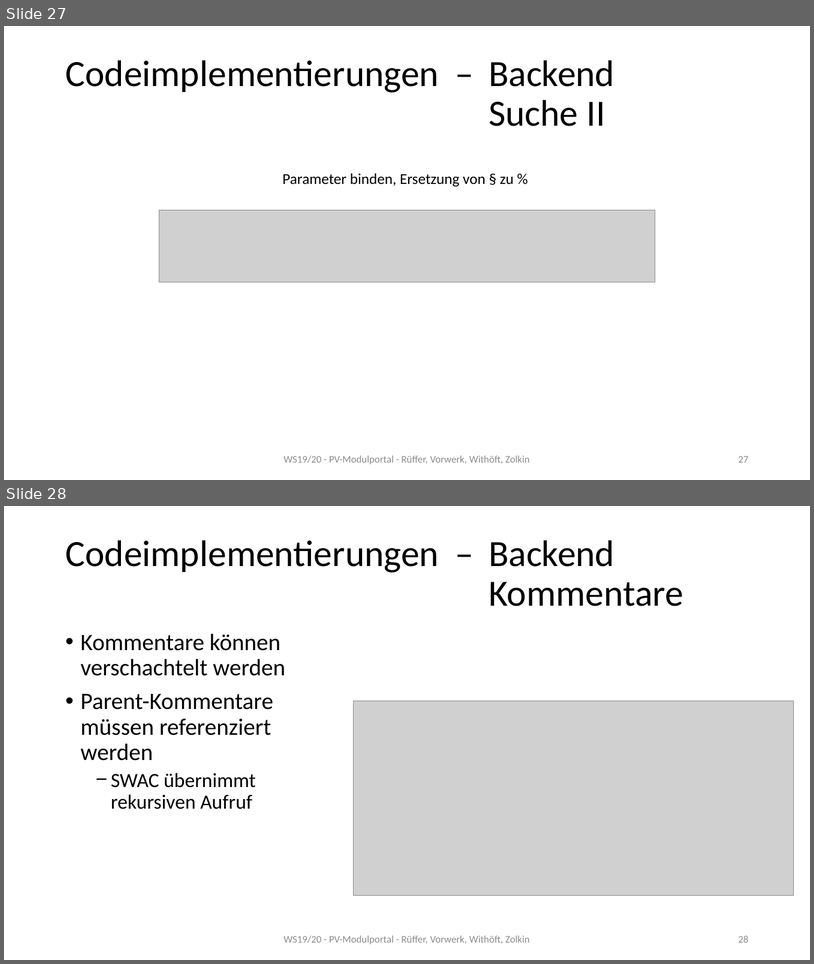
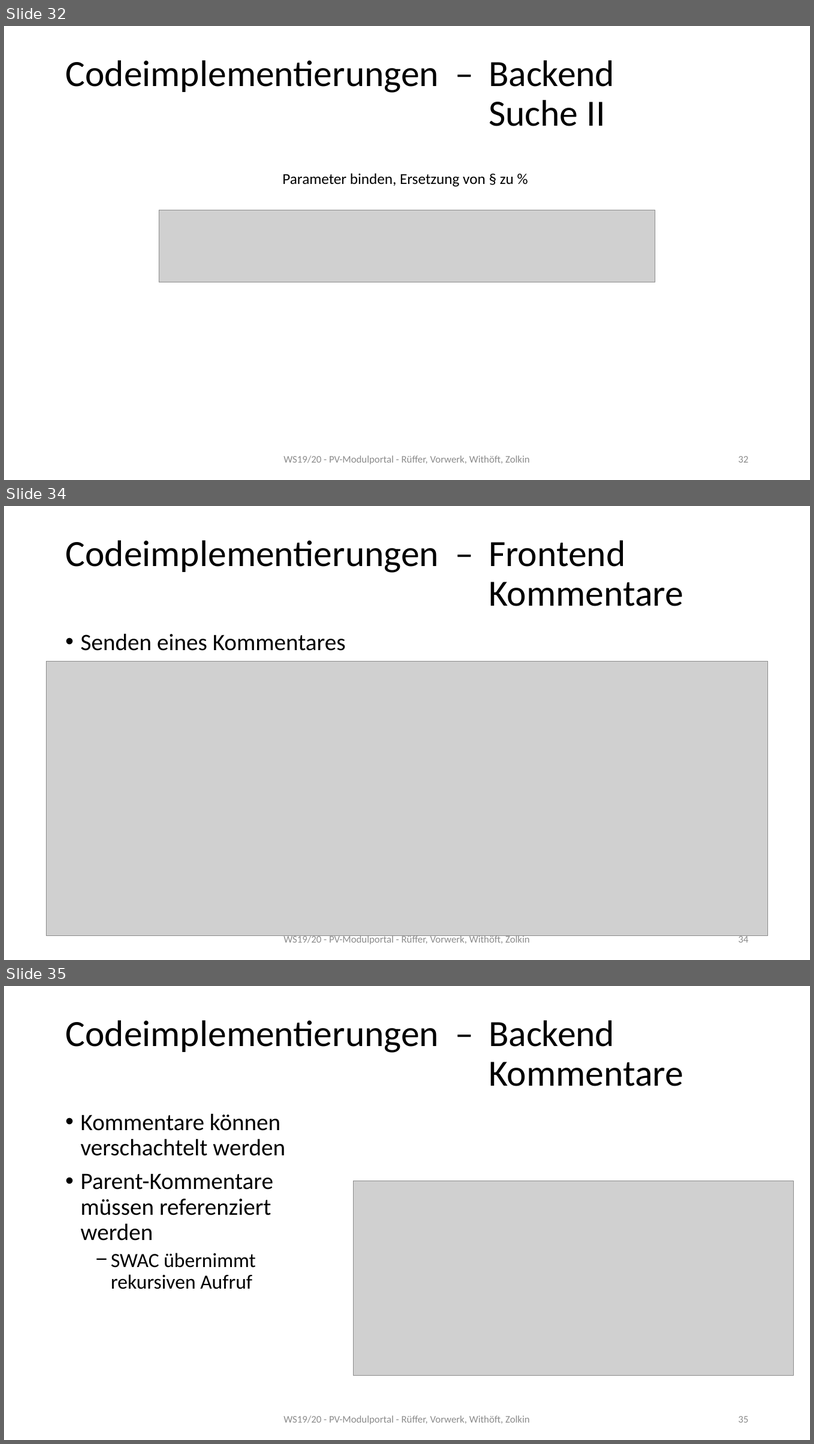
Before and after one commit to mwithoeft/Webengineering, a slide deck: docs/Seminarvortrag.pptx. Shown one above the other, each under a label of ours: slides 27 and 28 before the commit, slides 32, 34 and 35 after it; the slides between them are not shown. The pictures are 814x964 and 814x1444 pixels, drawn with LibreOffice and Linux fonts; fonts in the diff are those of the drawing; grey boxes stand for pictures. Boxes give left, top, right and bottom in pixels: in the first picture for what was removed or moved away, otherwise in the second. Text is boxed around its words. In the diff, an @@ line names an element or a change of style, - is before the commit and + after.

```diff
--- a/docs/Seminarvortrag.pptx
+++ b/docs/Seminarvortrag.pptx
@@ slide 34 added at (4,506,810,960), background #FFFFFF @@
@@ title added at (65,540,684,606), 44 pt, text #000000 @@
+Codeimplementierungen – Frontend
+Kommentare
@@ text added at (81,633,346,651), 28 pt, text #000000 @@
+• Senden eines Kommentares
@@ picture added at (46,661,768,936) @@
@@ text added at (284,934,530,944), 12 pt, text #8C8C8C @@
+WS19/20 - PV-Modulportal - Rüffer, Vorwerk, Withöft, Zolkin
@@ page number added at (738,934,749,942), 12 pt, text #8C8C8C @@
+34
@@ what was slide 27 is now slide 32 @@
@@ page number at (738,456,749,462): text changed @@
-27
+32
@@ what was slide 28 is now slide 35 @@
@@ page number at (738,1416,749,1422): text changed @@
-28
+35
```
Also in this commit, not shown: 9 other slides added.
